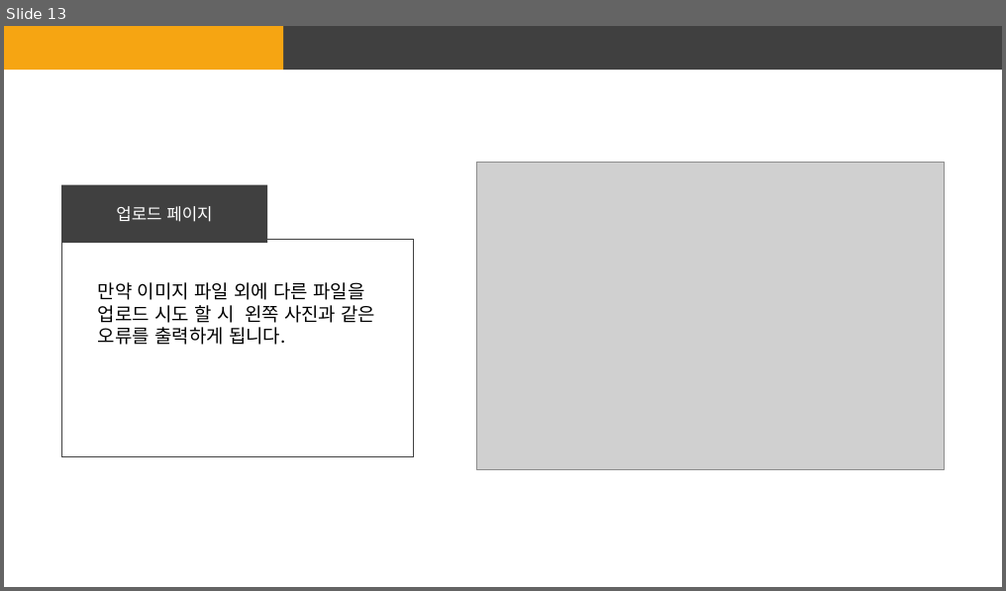
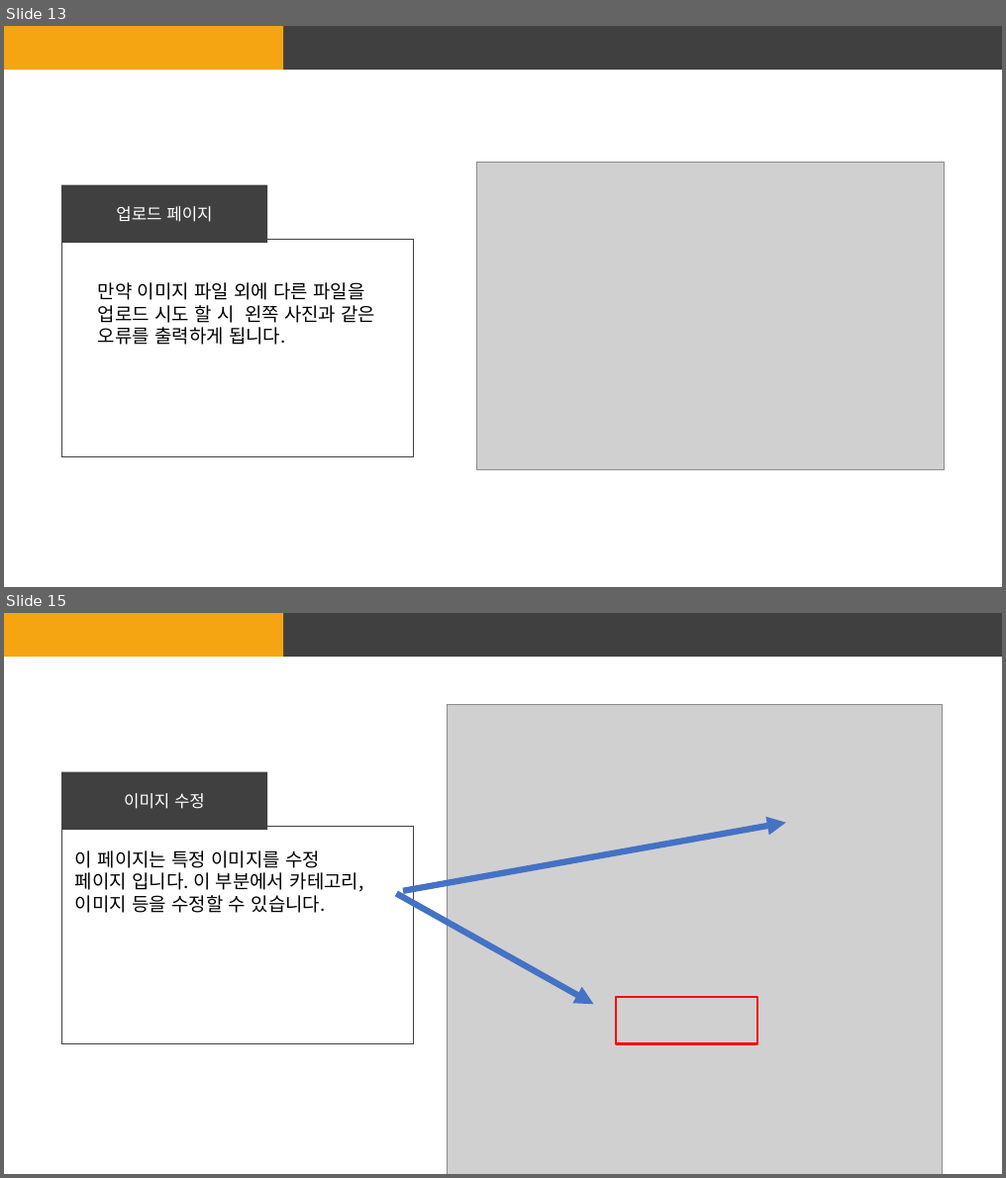
Before and after one commit to GhostSec322/React_Gallery, a slide deck: 4조 웹프레임워크 프로젝트 기획서.pptx. Shown one above the other, each under a label of ours: slide 13 before the commit, slides 13 and 15 after it; the slides between them are not shown. The pictures are 1006x591 and 1006x1178 pixels, drawn with LibreOffice and Linux fonts; fonts in the diff are those of the drawing; grey boxes stand for pictures. Boxes give left, top, right and bottom in pixels: in the first picture for what was removed or moved away, otherwise in the second. Text is boxed around its words. In the diff, an @@ line names an element or a change of style, - is before the commit and + after.

Commit message:
2023-10-11 기획서 수정

```diff
--- a/4조 웹프레임워크 프로젝트 기획서.pptx
+++ b/4조 웹프레임워크 프로젝트 기획서.pptx
@@ slide 15 added at (4, 613, 1002, 1174), background #FFFFFF; not listed: 2 template elements that a slide beside it also shows @@
@@ picture added at (448, 704, 943, 1174) @@
@@ rectangle added at (61, 771, 267, 830), fill #404040, 16 pt, text #FFFFFF @@
+이미지 수정
@@ rectangle added at (61, 827, 414, 1045), outline #404040 1 pt @@
@@ arrow added from (403, 891) to (786, 823), #4472C4 6 pt @@
@@ text added at (75, 851, 364, 913), 18 pt, text #000000 @@
+이 페이지는 특정 이미지를 수정 페이지 입니다. 이 부분에서 카테고리, 이미지 등을 수정할 수 있습니다.
@@ arrow added from (396, 894) to (594, 1004), #4472C4 6 pt @@
@@ rectangle added at (617, 997, 757, 1045), outline #FF0000 2.25 pt @@
```
Also in this commit, not shown: 4 slides changed, 2 other slides added, 1 other file.
